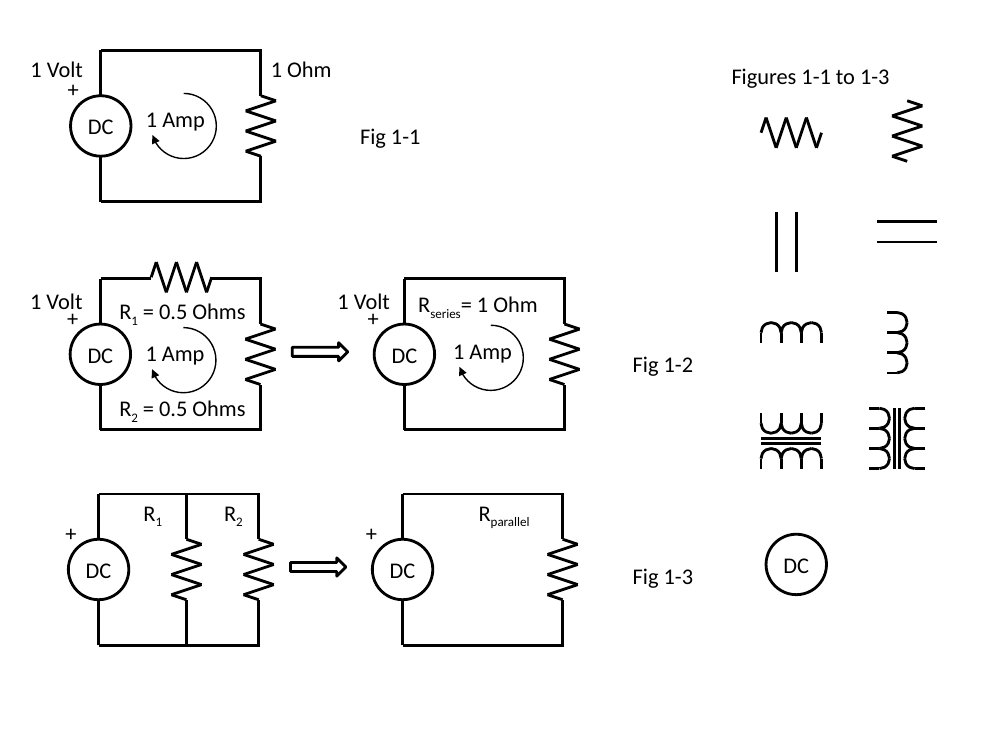
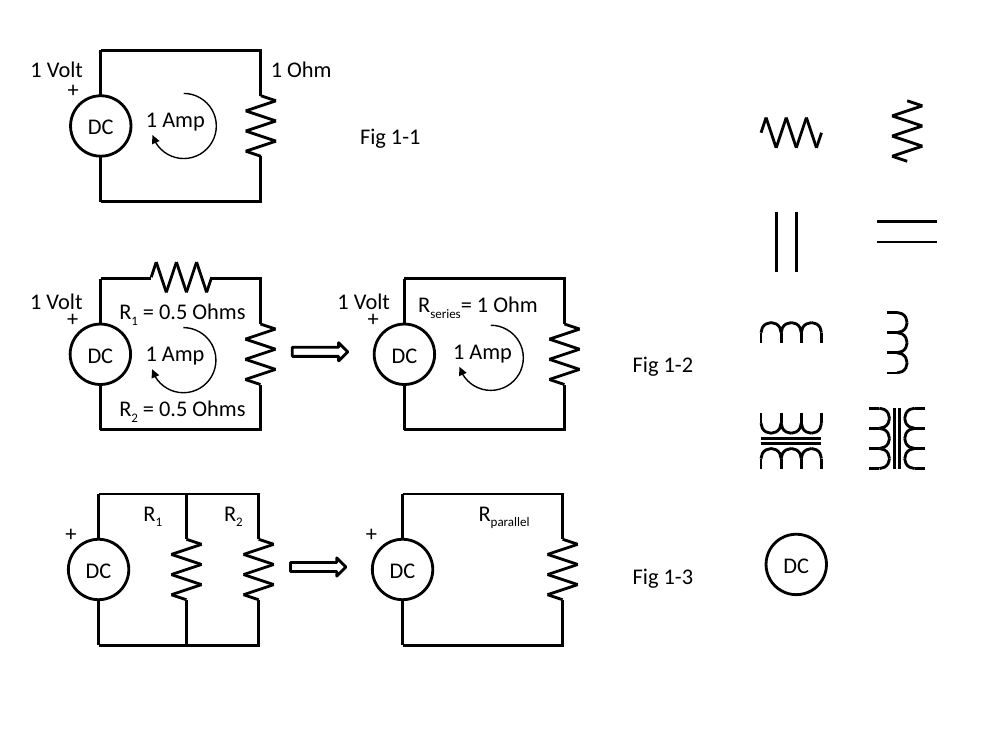
Before and after one commit to JerryWiltz/nP, a slide deck: slide 1 of RFBook/RFbookFigures/RFbookFigures.pptm. Drawn at 1008x756 pixels with LibreOffice and Linux fonts; fonts in the diff are those of the drawing. Boxes give left, top, right and bottom in pixels: in the first picture for what was removed or moved away, otherwise in the second. Text is boxed around its words. In the diff, an @@ line names an element or a change of style, - is before the commit and + after.

```diff
--- a/RFBook/RFbookFigures/RFbookFigures.pptm
+++ b/RFBook/RFbookFigures/RFbookFigures.pptm
@@ title removed at [732,68,889,88] @@
-Figures 1-1 to 1-3
```
Also in this commit, not shown: 11 other slides changed, 11 slides added, 11 slides removed, 51 other files.
